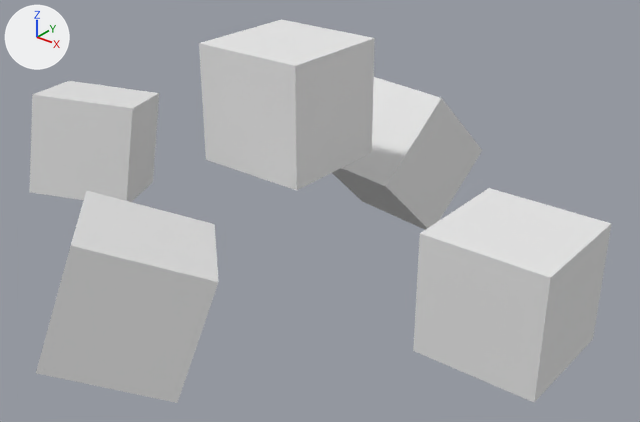
A saved change to the Blender file resources/scenes/blender/testing/even_more_cube.blend.
Rendered twice from a camera (50 mm lens) standing at (9.17, -10.63, 6.78) and looking at (0.44, 0.28, 0.01). Every picture has the same lights, and +X, +Y and +Z are marked at upper left.
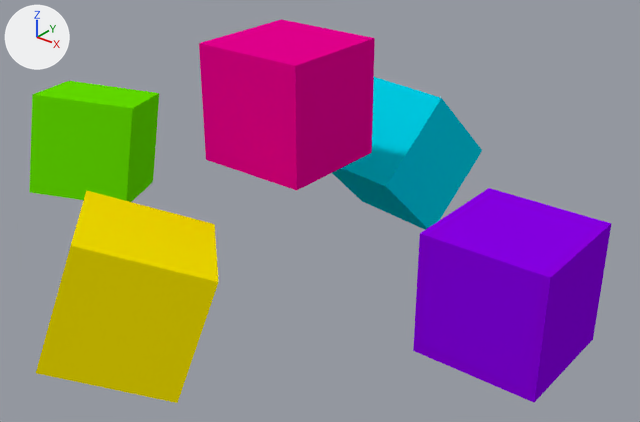
Where the newer file only moved an object's origin or applied its transform, the numbers keep the older frame.

The change, as a list of edits to the scene's bpy script:
```text
Add mat_material_001:
    mat_material_001 = diffuse_material('Material.001')
    mat_material_001.base_color = (0.8, 0.0, 0.279)  # pink #e70090
Add mat_material_005:
    mat_material_005 = diffuse_material('Material.005')
    mat_material_005.base_color = (1.0, 0.838, 0.0)  # yellow #ffec00
Add mat_material_003:
    mat_material_003 = diffuse_material('Material.003')
    mat_material_003.base_color = (0.0, 0.629, 0.8)  # cyan #00d0e7
Add mat_material_002:
    mat_material_002 = diffuse_material('Material.002')
    mat_material_002.base_color = (0.251, 0.0, 0.8)  # purple #8900e7
Add mat_material_004:
    mat_material_004 = diffuse_material('Material.004')
    mat_material_004.base_color = (0.139, 0.8, 0.0)  # green #68e700
Change me_cube_004:
    where me_cube_004.from_pydata(...)  # 8 vertices, 6 faces; spans x -1.0..1.0, y -1.0..1.0, z -1.0..1.0
    remove me_cube_004.materials.append(mat_material)  # white #e7e7e7
    add me_cube_004.materials.append(mat_material_004)  # green #68e700
Change me_cube_003:
    where me_cube_003.from_pydata(...)  # 8 vertices, 6 faces; spans x -1.0..1.0, y -1.0..1.0, z -1.0..1.0
    remove me_cube_003.materials.append(mat_material)  # white #e7e7e7
    add me_cube_003.materials.append(mat_material_002)  # purple #8900e7
Change me_cube_002:
    where me_cube_002.from_pydata(...)  # 8 vertices, 6 faces; spans x -1.0..1.0, y -1.0..1.0, z -1.0..1.0
    remove me_cube_002.materials.append(mat_material)  # white #e7e7e7
    add me_cube_002.materials.append(mat_material_003)  # cyan #00d0e7
Change me_cube_001:
    where me_cube_001.from_pydata(...)  # 8 vertices, 6 faces; spans x -1.0..1.0, y -1.0..1.0, z -1.0..1.0
    remove me_cube_001.materials.append(mat_material)  # white #e7e7e7
    add me_cube_001.materials.append(mat_material_005)  # yellow #ffec00
Change me_cube:
    where me_cube.from_pydata(...)  # 8 vertices, 6 faces; spans x -1.0..1.0, y -1.0..1.0, z -1.0..1.0
    remove me_cube.materials.append(mat_material)  # white #e7e7e7
    add me_cube.materials.append(mat_material_001)  # pink #e70090
```

Pixel boxes [x1, y1, x2, y2] of what changed, in the pictures (640 x 422 px):
'Cube.003', recoloured (white to purple)
    both: [413, 188, 611, 402]
'Cube.001', recoloured (white to yellow)
    both: [36, 191, 219, 403]
'Cube', recoloured (white to pink)
    both: [199, 19, 375, 190]
'Cube.004', recoloured (white to green)
    both: [29, 81, 159, 202]
'Cube.002', recoloured (white to cyan)
    both: [332, 77, 482, 230]
